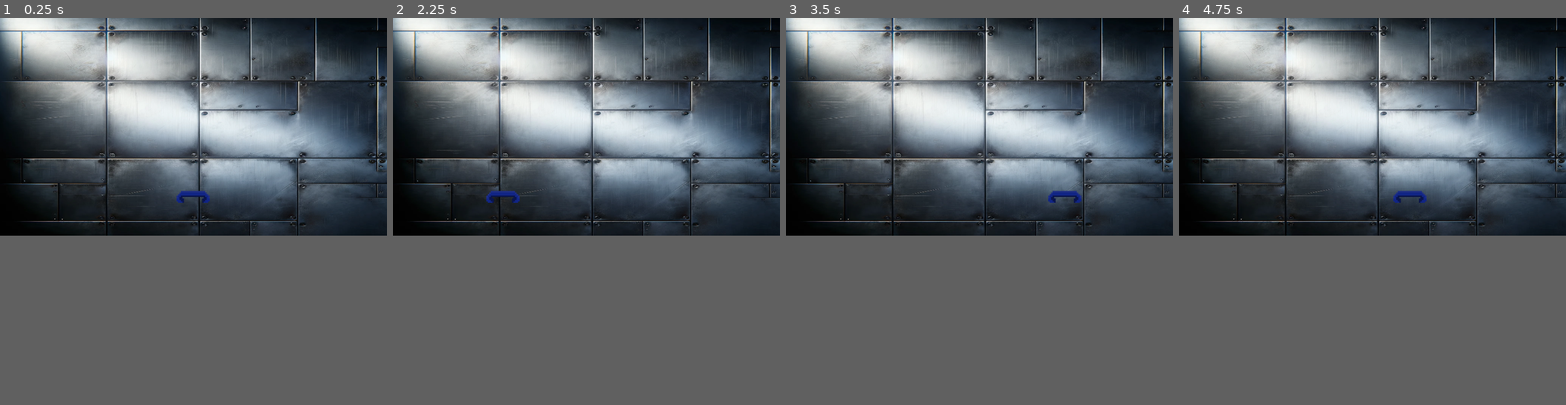
Above: before the commit, frames 1-4 (left to right).
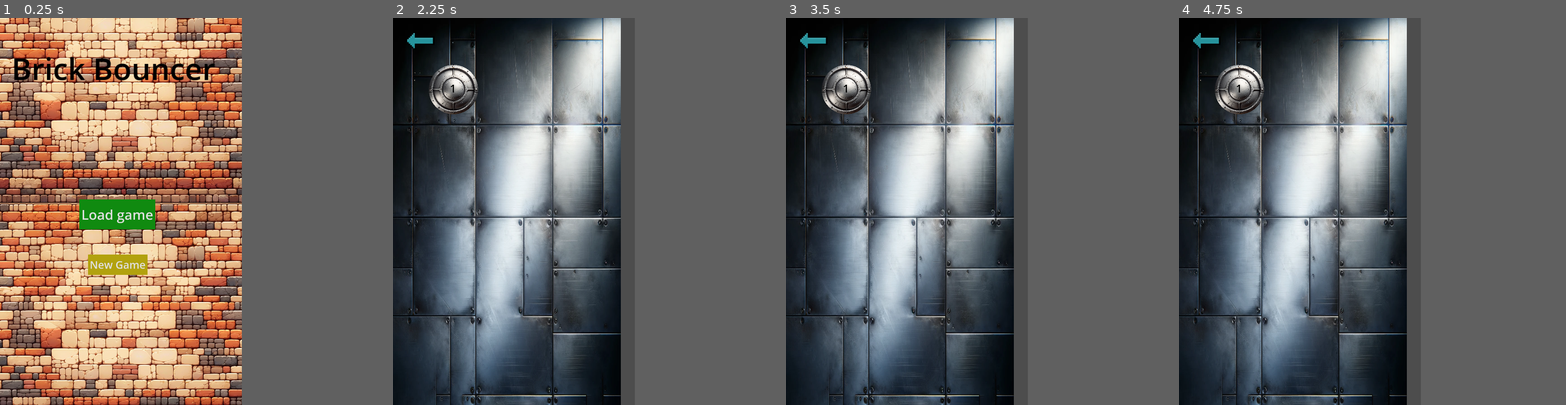
Above: after the commit, the same moments.

Repository: madzyzz/BrickBouncer
Game: Godot game, scene res://Scenes/Opening_scene.tscn
The game is run twice, just before and just after one commit, with the same random seed, the same clock (stepped at 60 frames per second) and the same inputs. Before the commit the project starts from res://Scenes/level_1_scene.tscn.
Inputs (mouse positions are in pixels of both pictures, inside the frame that each line leads up to):
- Up to frame 1 (0.25 s): no input
- Up to frame 2 (2.25 s): click (578, 130) at 0.5 s, where only the run after the commit has a clickable "Load game"; click (435, 29) at 1.27 s; click (582, 157) at 2 s, where only the run after the commit has a clickable "New Game"
- Up to frame 3 (3.5 s): move the mouse to (1064, 114) at 2.77 s; click (1064, 114) at 2.92 s
- Up to frame 4 (4.75 s): move the mouse to (1295, 137) at 3.52 s; click (1295, 137) at 3.67 s; move the mouse to (1411, 79) at 4.27 s; click (1411, 79) at 4.42 s
The window is 800x450 before the commit and 500x800 after it. Grey fills any space a smaller window leaves; there, only what the larger window draws over its background counts as a difference.

The runs differ from the first frame. In frame 1, 75% of the frame differs, in the area x 0-100%, y 0-100%; in frame 2, 64%; in frame 3, 64%; in frame 4, 64%.

Commit message:
Scene verandering naar verticaal

Diff:
--- a/Scenes/Opening_scene.tscn
+++ b/Scenes/Opening_scene.tscn
@@ -12,9 +12,20 @@
 [node name="Opening_scene" type="Node2D"]
 
 [node name="Background" type="TextureRect" parent="."]
-offset_top = -17.0
-offset_right = 1792.0
-offset_bottom = 1007.0
+z_index = -1
+offset_left = -255.0
+offset_top = -151.0
+offset_right = 1537.0
+offset_bottom = 873.0
+scale = Vector2(0.715363, 0.744657)
+texture = ExtResource("1_exjxc")
+
+[node name="Background2" type="TextureRect" parent="."]
+z_index = -2
+offset_left = -254.0
+offset_top = 603.0
+offset_right = 1538.0
+offset_bottom = 1627.0
 scale = Vector2(0.715363, 0.744657)
 texture = ExtResource("1_exjxc")
 
@@ -24,10 +35,10 @@
 anchor_top = 0.5
 anchor_right = 0.5
 anchor_bottom = 0.5
-offset_left = 514.0
-offset_top = 356.0
-offset_right = 1014.0
-offset_bottom = 556.0
+offset_left = 263.0
+offset_top = 600.0
+offset_right = 763.0
+offset_bottom = 800.0
 grow_horizontal = 2
 grow_vertical = 2
 scale = Vector2(0.5, 0.5)
@@ -43,10 +54,10 @@
 anchor_top = 1.0
 anchor_right = 0.5
 anchor_bottom = 1.0
-offset_left = 538.0
-offset_top = 513.0
-offset_right = 931.085
-offset_bottom = 646.02
+offset_left = 291.0
+offset_top = 783.0
+offset_right = 684.085
+offset_bottom = 916.02
 grow_horizontal = 2
 grow_vertical = 0
 scale = Vector2(0.5, 0.5)
@@ -54,19 +65,18 @@
 theme_override_styles/normal = SubResource("StyleBoxFlat_7q1s4")
 text = "New Game"
 script = ExtResource("2_7tii6")
-metadata/_edit_use_anchors_ = true
 
 [node name="Game title" type="Label" parent="."]
 anchors_preset = 5
 anchor_left = 0.5
 anchor_right = 0.5
-offset_left = 94.0
-offset_top = 47.0
-offset_right = 1238.0
-offset_bottom = 279.0
+offset_left = 38.0
+offset_top = 97.0
+offset_right = 1182.0
+offset_bottom = 329.0
 grow_horizontal = 2
 theme_override_colors/font_color = Color(0, 0, 0, 1)
-theme_override_font_sizes/font_size = 170
+theme_override_font_sizes/font_size = 100
 text = "Brick Bouncer"
 
 [connection signal="pressed" from="Load_game_button" to="Load_game_button" method="_on_pressed"]
--- a/Scenes/level_1_scene.tscn
+++ b/Scenes/level_1_scene.tscn
@@ -28,9 +28,11 @@
 [node name="Level_1_scene" type="Node2D"]
 
 [node name="Background" type="TextureRect" parent="."]
-offset_top = -17.0
-offset_right = 1792.0
-offset_bottom = 1007.0
+offset_left = 803.0
+offset_top = 1.0
+offset_right = 2595.0
+offset_bottom = 1101.0
+rotation = 1.5708
 scale = Vector2(0.715363, 0.744657)
 texture = ExtResource("1_vbgtp")
 
@@ -38,24 +40,28 @@
 
 [node name="StaticBody2D" type="StaticBody2D" parent="Invisible_walls"]
 
-[node name="Left_wall" type="CollisionShape2D" parent="Invisible_walls/StaticBody2D"]
-position = Vector2(-72, 367)
+[node name="Upper_wall" type="CollisionShape2D" parent="Invisible_walls/StaticBody2D"]
+position = Vector2(401, -73)
+rotation = 1.5708
 shape = SubResource("RectangleShape2D_hr6h0")
 
-[node name="Right_wall" type="CollisionShape2D" parent="Invisible_walls/StaticBody2D"]
-position = Vector2(1353, 355)
+[node name="Lower_wall" type="CollisionShape2D" parent="Invisible_walls/StaticBody2D"]
+position = Vector2(399, 1352)
+rotation = 1.5708
 shape = SubResource("RectangleShape2D_hr6h0")
 
-[node name="Upper_wall" type="CollisionShape2D" parent="Invisible_walls/StaticBody2D"]
-position = Vector2(642.5, -78)
+[node name="Left_wall" type="CollisionShape2D" parent="Invisible_walls/StaticBody2D"]
+position = Vector2(-61, 640)
+rotation = 1.5708
 shape = SubResource("RectangleShape2D_gl076")
 
-[node name="Lower_wall" type="CollisionShape2D" parent="Invisible_walls/StaticBody2D"]
-position = Vector2(632, 807)
+[node name="Right_wall" type="CollisionShape2D" parent="Invisible_walls/StaticBody2D"]
+position = Vector2(861, 615)
+rotation = 1.5708
 shape = SubResource("RectangleShape2D_gl076")
 
 [node name="Bouncer" type="CharacterBody2D" parent="."]
-position = Vector2(648, 592)
+position = Vector2(390, 1128)
 script = ExtResource("4_1v60k")
 
 [node name="Bouncer_sprite_and_animations" type="AnimatedSprite2D" parent="Bouncer"]
@@ -64,4 +70,5 @@
 frame_progress = 0.370662
 
 [node name="CollisionPolygon2D" type="CollisionPolygon2D" parent="Bouncer"]
+visible = false
 polygon = PackedVector2Array(-57, -5, -58, 15, -57, 20, 56, 20, 57, 15, 55, -5, 50, -13, 38, -20, 12, -23, -12, -23, -41, -20, -53, -13)
--- a/Scenes/level_menu_scene.tscn
+++ b/Scenes/level_menu_scene.tscn
@@ -11,19 +11,22 @@
 [sub_resource type="CircleShape2D" id="CircleShape2D_o5vfb"]
 
 [node name="Level_menu_scene" type="Node2D"]
+rotation = 1.5708
 
 [node name="Background" type="TextureRect" parent="."]
-offset_top = -17.0
+offset_left = -3.33786e-05
+offset_top = -754.0
 offset_right = 1792.0
-offset_bottom = 1007.0
+offset_bottom = 270.0
 scale = Vector2(0.715363, 0.744657)
 texture = ExtResource("1_uamik")
 
 [node name="Back_button" type="Button" parent="."]
-offset_left = 17.0
-offset_top = 28.0
-offset_right = 147.985
-offset_bottom = 106.28
+offset_left = 39.0
+offset_top = -19.0
+offset_right = 169.985
+offset_bottom = 59.28
+rotation = -1.5708
 theme_override_colors/icon_disabled_color = Color(0, 0, 0, 1)
 theme_override_font_sizes/font_size = 40
 theme_override_styles/focus = SubResource("StyleBoxEmpty_wtu7p")
@@ -62,7 +65,8 @@
 grow_vertical = 2
 
 [node name="Level_1" type="Sprite2D" parent="Level_buttons"]
-position = Vector2(223, 217)
+position = Vector2(253, -178)
+rotation = -1.5708
 scale = Vector2(0.2, 0.2)
 texture = ExtResource("2_j6skk")
 script = ExtResource("3_lma2g")
@@ -70,6 +74,7 @@
 [node name="Area2D" type="Area2D" parent="Level_buttons/Level_1"]
 
 [node name="CollisionShape2D" type="CollisionShape2D" parent="Level_buttons/Level_1/Area2D"]
+visible = false
 position = Vector2(5, 19.9999)
 scale = Vector2(45, 45)
 shape = SubResource("CircleShape2D_o5vfb")
--- a/project.godot
+++ b/project.godot
@@ -11,16 +11,17 @@
 [application]
 
 config/name="Brick Bouncer"
-run/main_scene="res://Scenes/level_1_scene.tscn"
+run/main_scene="res://Scenes/Opening_scene.tscn"
 config/features=PackedStringArray("4.3", "Mobile")
 config/icon="res://icon.svg"
 
 [display]
 
-window/size/viewport_width=1280
-window/size/viewport_height=720
+window/size/viewport_width=800
+window/size/viewport_height=1280
 window/stretch/mode="canvas_items"
-window/stretch/aspect="keep_width"
+window/stretch/aspect="ignore"
+window/handheld/orientation=1
 
 [editor_plugins]
 
